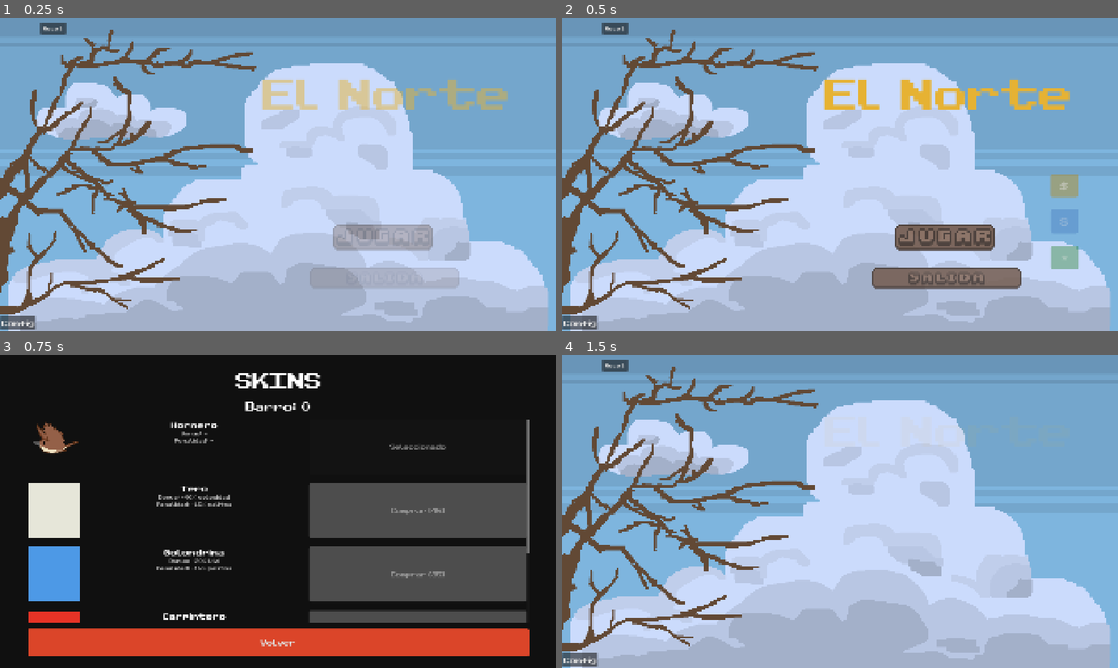
Above: before the commit, frames 1-4 (two rows, left to right).
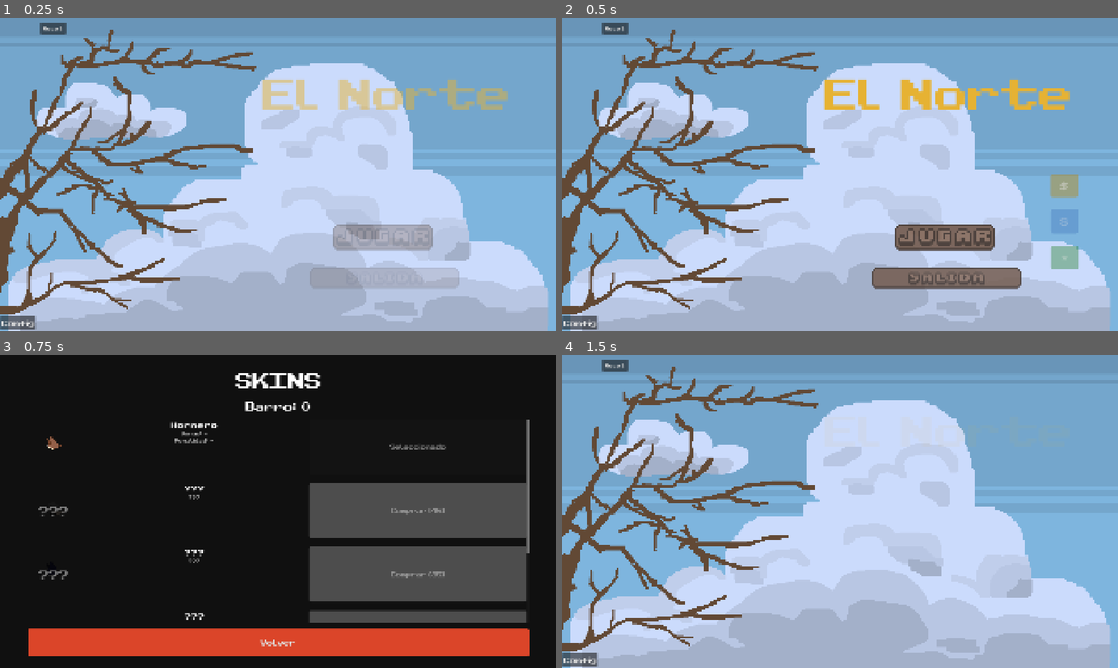
Above: after the commit, the same moments.

Repository: TomasMoreno21/El-Norte
Game: Godot game, scene res://scenes/menu/menu.tscn
Two runs of this game, one before a commit and one after it. Both use one fixed random seed, a clock stepped at 60 frames per second and the inputs below.
Inputs:
- Up to frame 1 (0.25 s): no input
- Up to frame 2 (0.5 s): no input
- Up to frame 3 (0.75 s): click "S" at 0.5 s
- Up to frame 4 (1.5 s): click "Volver" at 1.25 s

Frames 1-2 are identical in both runs. In frame 3, 4.8% of the frame differs, in the area x 5-42%, y 21-86%; in frame 4, nothing differs.

Commit message:
feat: skins no compradas se ven oscuras con ???

Diff:
--- a/scenes/skins/skins.gd
+++ b/scenes/skins/skins.gd
@@ -49,14 +49,29 @@
 
 func _make_bird_display(bird_id: String, owned: bool) -> Control:
 	var tex: Texture2D = BIRD_SPRITES.get(bird_id) as Texture2D
-	if tex != null and (owned or DataManager.BIRDS[bird_id].get("cost", 0) == 0):
+	if tex != null:
+		var container := CenterContainer.new()
+		container.custom_minimum_size = Vector2(180, 0)
+		container.size_flags_vertical = 3
+		container.mouse_filter = 2
 		var tr := TextureRect.new()
 		tr.texture = tex
 		tr.stretch_mode = TextureRect.STRETCH_KEEP_ASPECT_CENTERED
-		tr.custom_minimum_size = Vector2(180, 0)
-		tr.size_flags_vertical = 3
 		tr.mouse_filter = 2
-		return tr
+		if not owned:
+			tr.modulate = Color(0.15, 0.15, 0.15, 1.0)
+			var qmark := Label.new()
+			qmark.text = "???"
+			qmark.add_theme_font_size_override("font_size", 36)
+			qmark.horizontal_alignment = HORIZONTAL_ALIGNMENT_CENTER
+			qmark.vertical_alignment = VERTICAL_ALIGNMENT_CENTER
+			qmark.modulate = Color(0.5, 0.5, 0.5)
+			qmark.mouse_filter = 2
+			container.add_child(tr)
+			container.add_child(qmark)
+		else:
+			container.add_child(tr)
+		return container
 	else:
 		var cr := ColorRect.new()
 		if not owned and DataManager.BIRDS[bird_id].get("cost", 0) < 0:
@@ -95,7 +110,7 @@
 		info_col.add_theme_constant_override("separation", 2)
 
 		var name_label := Label.new()
-		if not owned and bird.get("cost", 0) < 0:
+		if not owned:
 			name_label.text = "???"
 		else:
 			name_label.text = bird.get("name", "?")
@@ -103,8 +118,8 @@
 		name_label.horizontal_alignment = HORIZONTAL_ALIGNMENT_CENTER
 
 		var bonus_label := Label.new()
-		if not owned and bird.get("cost", 0) < 0:
-			bonus_label.text = "??? "
+		if not owned:
+			bonus_label.text = "???"
 		else:
 			bonus_label.text = "Bonus: %s" % bird.get("Bonus", "—")
 		bonus_label.add_theme_font_size_override("font_size", 14)
@@ -112,7 +127,7 @@
 		bonus_label.modulate = Color(0.7, 0.7, 0.7)
 
 		var penalty_label := Label.new()
-		if not owned and bird.get("cost", 0) < 0:
+		if not owned:
 			penalty_label.text = ""
 		else:
 			penalty_label.text = "Penalidad: %s" % bird.get("Penalidad", "—")
